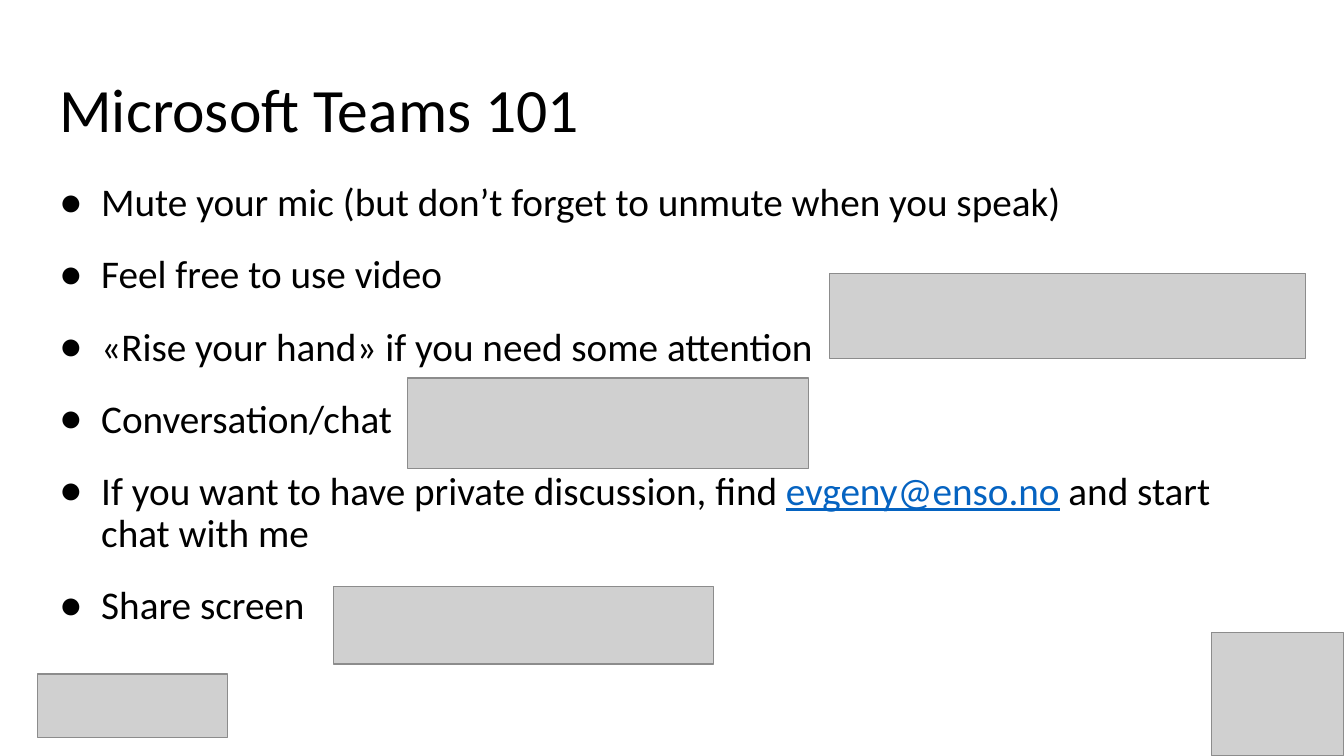
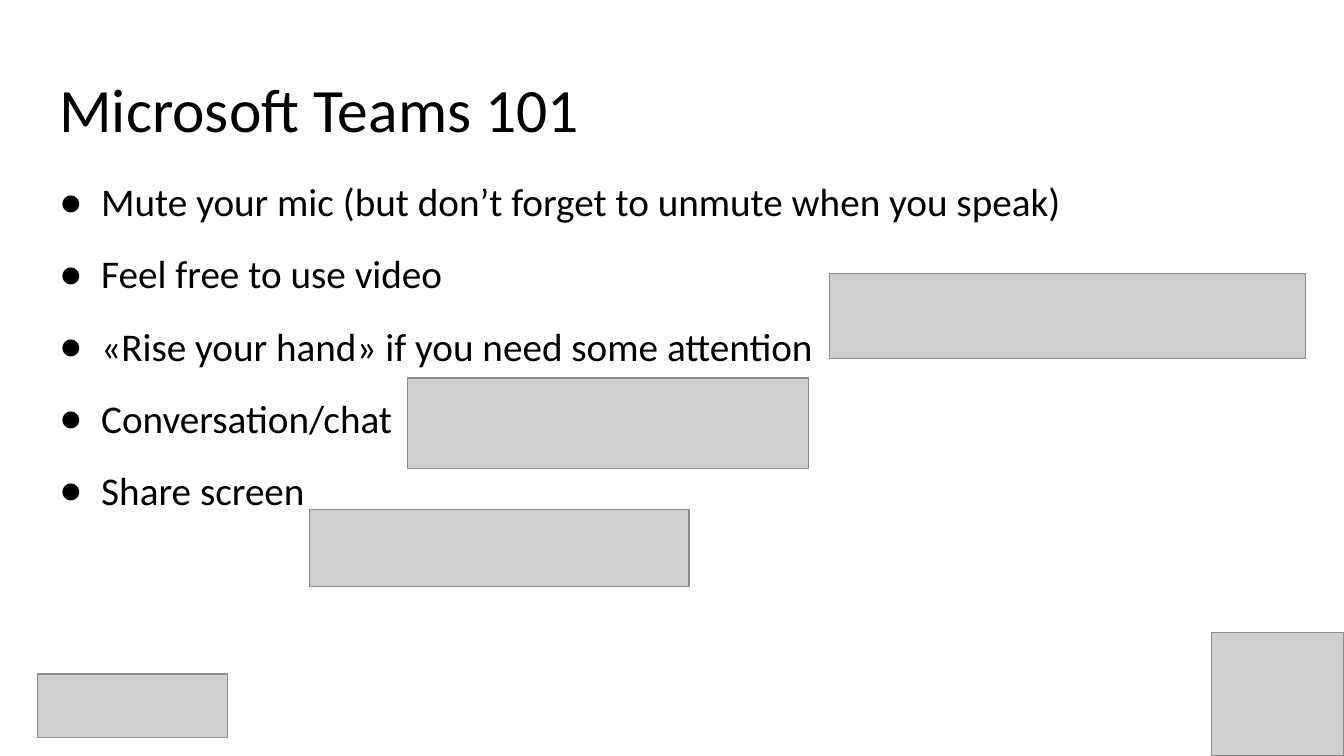
Before and after one commit to evgenyb/aks-workshops, a slide deck: slide 5 of 02-aks-advanced-configuration/slides/Advanced AKS Configuration.pptx. Drawn at 1344x756 pixels with LibreOffice and Linux fonts; fonts in the diff are those of the drawing; grey boxes stand for pictures. Boxes give left, top, right and bottom in pixels: in the first picture for what was removed or moved away, otherwise in the second. Text is boxed around its words. In the diff, an @@ line names an element or a change of style, - is before the commit and + after.

```diff
--- a/02-aks-advanced-configuration/slides/Advanced AKS Configuration.pptx
+++ b/02-aks-advanced-configuration/slides/Advanced AKS Configuration.pptx
@@ text at (101, 477, 1210, 548): paragraph removed @@
-● If you want to have private discussion, find evgeny@enso.no and start chat with me
@@ picture: place and size @@
-picture at (334, 587, 714, 664)
+picture at (310, 509, 690, 587)
```
Also in this commit, not shown: 9 other slides changed, 7 slides added, 5 other files.
